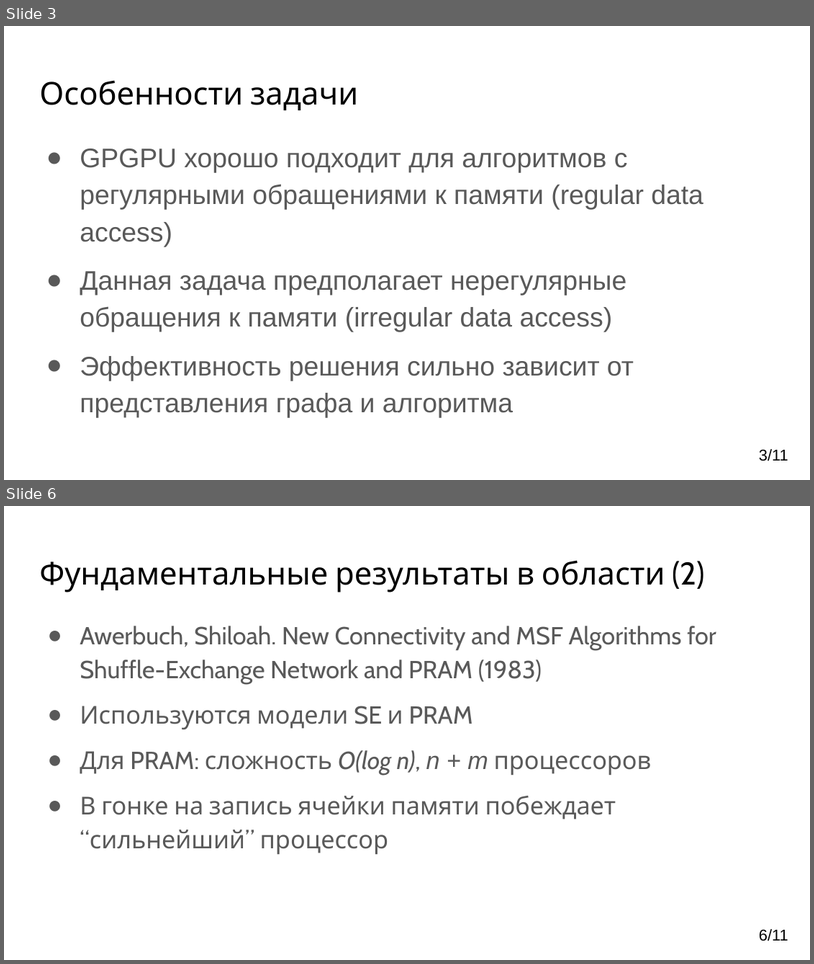
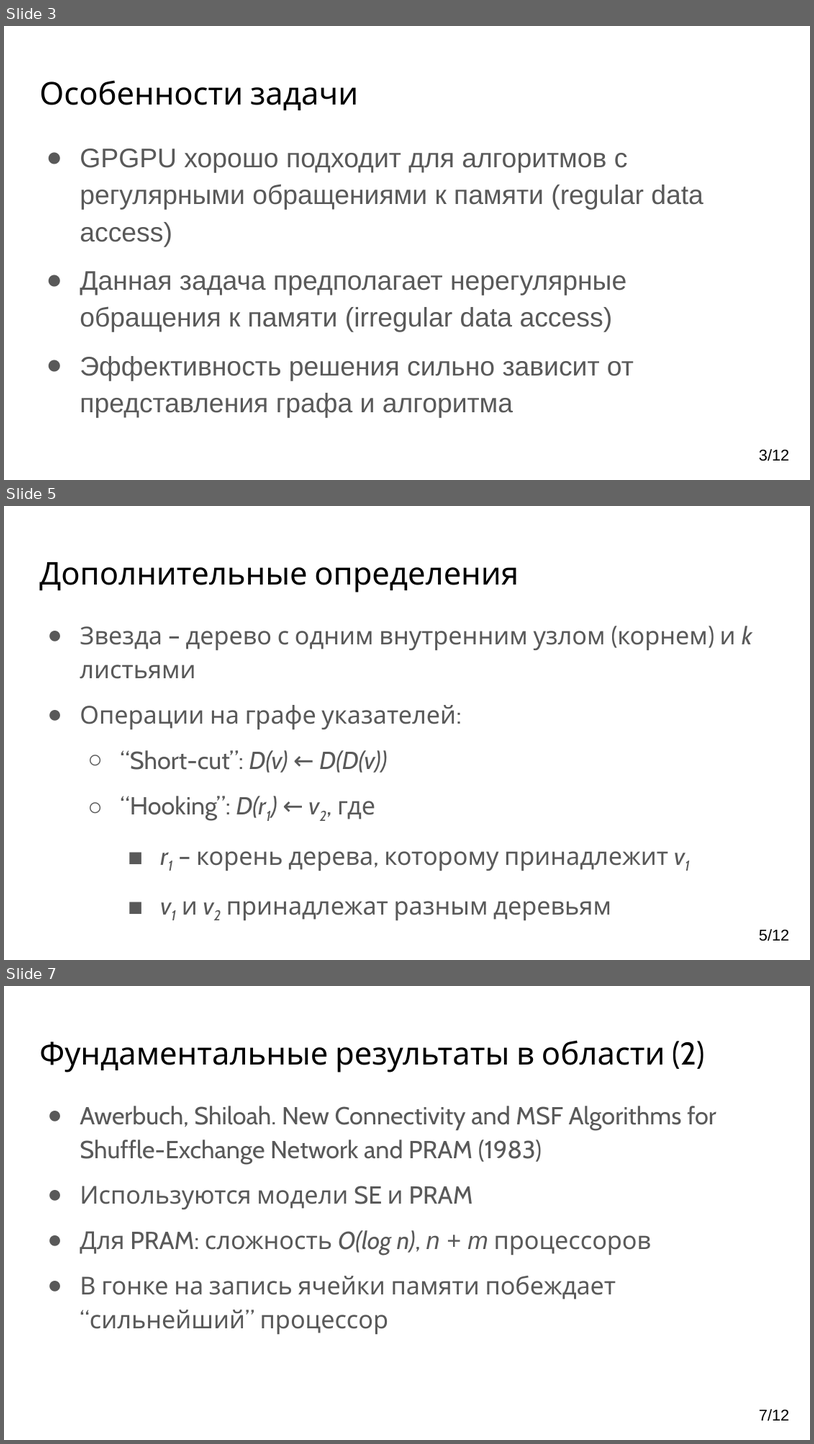
Before and after one commit to YaccConstructor/articles, a slide deck: 2017/GT/SmirenkoKirill/Connected components.pptx. Shown one above the other, each under a label of ours: slides 3 and 6 before the commit, slides 3, 5 and 7 after it; the slides between them are not shown. The pictures are 814x964 and 814x1444 pixels, drawn with LibreOffice and Linux fonts; fonts in the diff are those of the drawing. Boxes give left, top, right and bottom in pixels: in the first picture for what was removed or moved away, otherwise in the second. Text is boxed around its words. In the diff, an @@ line names an element or a change of style, - is before the commit and + after.

```diff
--- a/2017/GT/SmirenkoKirill/Connected components.pptx
+++ b/2017/GT/SmirenkoKirill/Connected components.pptx
@@ slide 5 added at (4, 506, 810, 960), background #FFFFFF @@
@@ title added at (39, 562, 519, 592), 28 pt, text #000000 @@
+Дополнительные определения
@@ text added at (80, 626, 753, 920), 22 pt, text #595959 @@
+● Звезда – дерево с одним внутренним узлом (корнем) и k листьями
+● Операции на графе указателей:
+  ○ “Short-cut”: D(v) ← D(D(v))
+  ○ “Hooking”: D(r1) ← v2, где
+    ■ r1 – корень дерева, которому принадлежит v1
+    ■ v1 и v2 принадлежат разным деревьям
@@ page number added at (759, 929, 790, 941), 14 pt, text #000000 @@
+5/12
@@ page number at (759, 449, 790, 461): text changed @@
-3/11
+3/12
@@ what was slide 6 is now slide 7 @@
@@ page number at (759, 1409, 790, 1421): text changed @@
-6/11
+7/12
```
Also in this commit, not shown: 4 slides changed, 1 other file.
